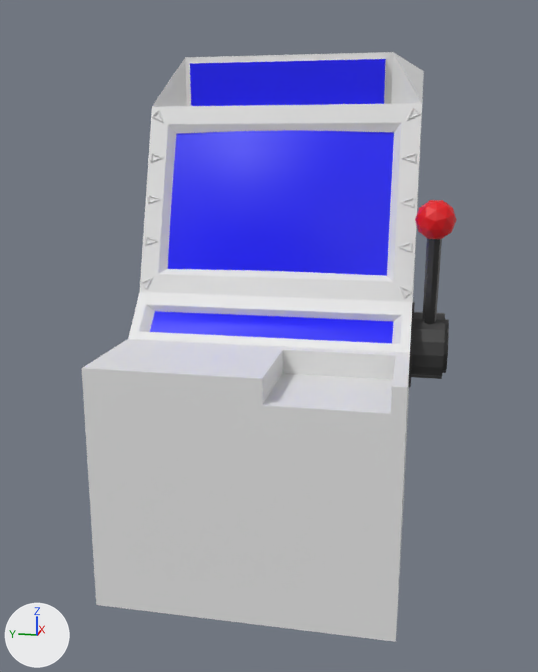
The FBX model Assets/Models/SlotMachine/SlotMachine.fbx as it was, and as the next commit left it.
One viewpoint serves both versions: a camera (50 mm lens) standing at (-6.19, -1.02, 2.97) and looking at (-0.86, 0.04, 1.64). Arrows for +X, +Y and +Z are at lower left; the lights stay in place. Where no turn or scale is listed for an object, it has been applied to the vertices.

In view in the first picture: 'BottomScreen', 'CenterScreen', 'Lever', 'SlotMachine', 'TopScreen'.
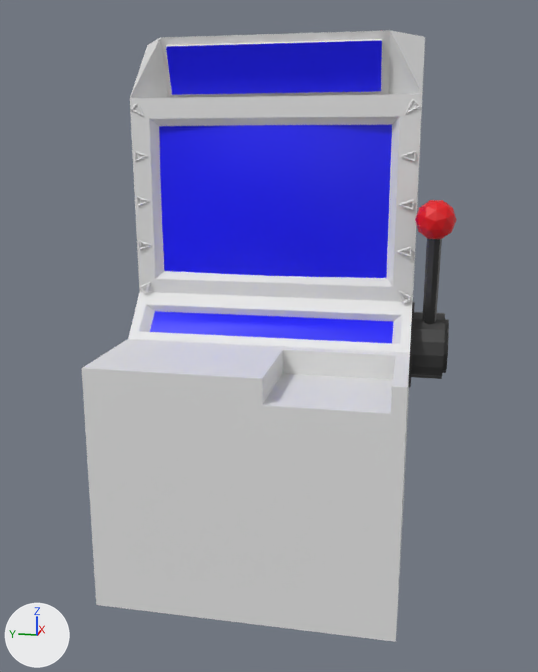
Where the newer file only moved an object's origin or applied its transform, the numbers keep the older frame.

What differs and where, as boxes [x1, y1, x2, y2] in the pictures (538 x 672 px; the box of a moved part takes in the faces that stretch with it):
'SlotMachine', reshaped
    before: [82, 52, 424, 642]
    after: [82, 30, 425, 642]
'CenterScreen', mesh turned
    before: [168, 130, 394, 276]
    after: [159, 125, 392, 278]
'TopScreen', reshaped (10% wider, 17% taller)
    before: [190, 59, 386, 106]
    after: [166, 40, 382, 95]
part 1 of me_plane_002, moved or reshaped
    before: [140, 52, 424, 540]
    after: [130, 30, 425, 540]

What changed in the scene script:
```text
Change me_plane_005:
    where me_plane_005.from_pydata(...)  # 4 vertices, 1 face; spans x -0.469..-0.462, y -0.729..0.729, z 3.3..3.622
    used by ob_topscreen; location = (0.0, 0.0, 0.0)
    me_plane_005 part 3
    me_plane_005.vertices[0].co: (-0.469, -0.729, 3.622) -> (-1.014, -0.729, 3.673)  # pixel (385, 59) -> pixel (381, 40)
    me_plane_005.vertices[1].co: (-0.469, 0.729, 3.622) -> (-1.014, 0.729, 3.673)  # pixel (189, 63) -> pixel (165, 46)
    me_plane_005.vertices[2].co: (-0.462, -0.729, 3.3) -> (-0.911, -0.729, 3.367)  # not seen -> pixel (380, 91)
    me_plane_005.vertices[3].co: (-0.462, 0.729, 3.3) -> (-0.911, 0.729, 3.367)  # not seen -> pixel (172, 94)
Change me_plane_002:
    where me_plane_002.from_pydata(...)  # 116 vertices, 46 faces; spans x -2.03..0.49, y -1.0..1.0, z 0.0..3.67
    used by ob_slotmachine; location = (0.0, 0.0, 0.0)
    me_plane_002 part 1: all 66 vertices in x -0.96..0.49, y -1.0..1.0, z 2.09..3.67 are turned -17.5 degrees about the y axis through their middle, then moved by (-0.33, 0.0, 0.16)
Change me_plane_003:
    where me_plane_003.from_pydata(...)  # 144 vertices, 121 faces; spans x -0.15..0.2, y -0.81..0.81, z -0.51..0.49
    used by ob_centerscreen; location = (-0.78, 0.0, 2.633)
    me_plane_003 part 2: the whole mesh is turned -17.5 degrees about the y axis through its middle, then moved by (-0.23, 0.0, 0.01)
```
